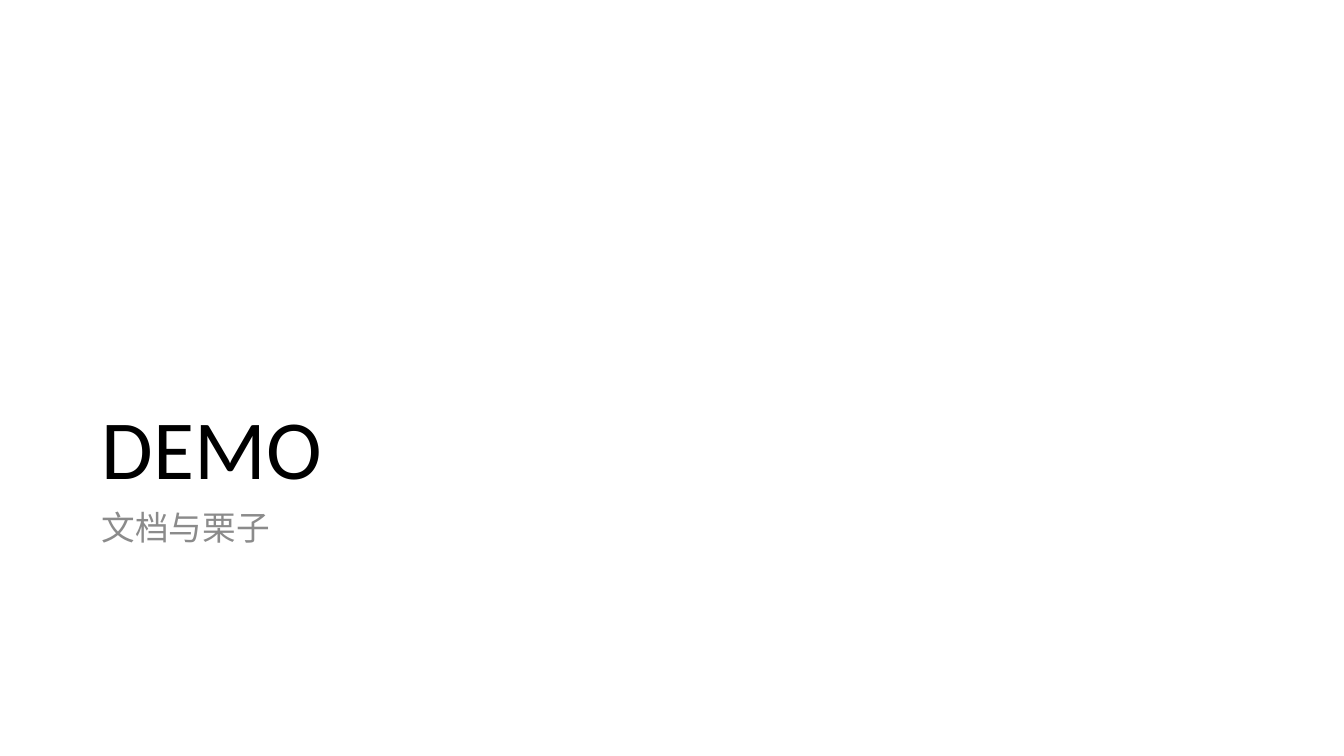
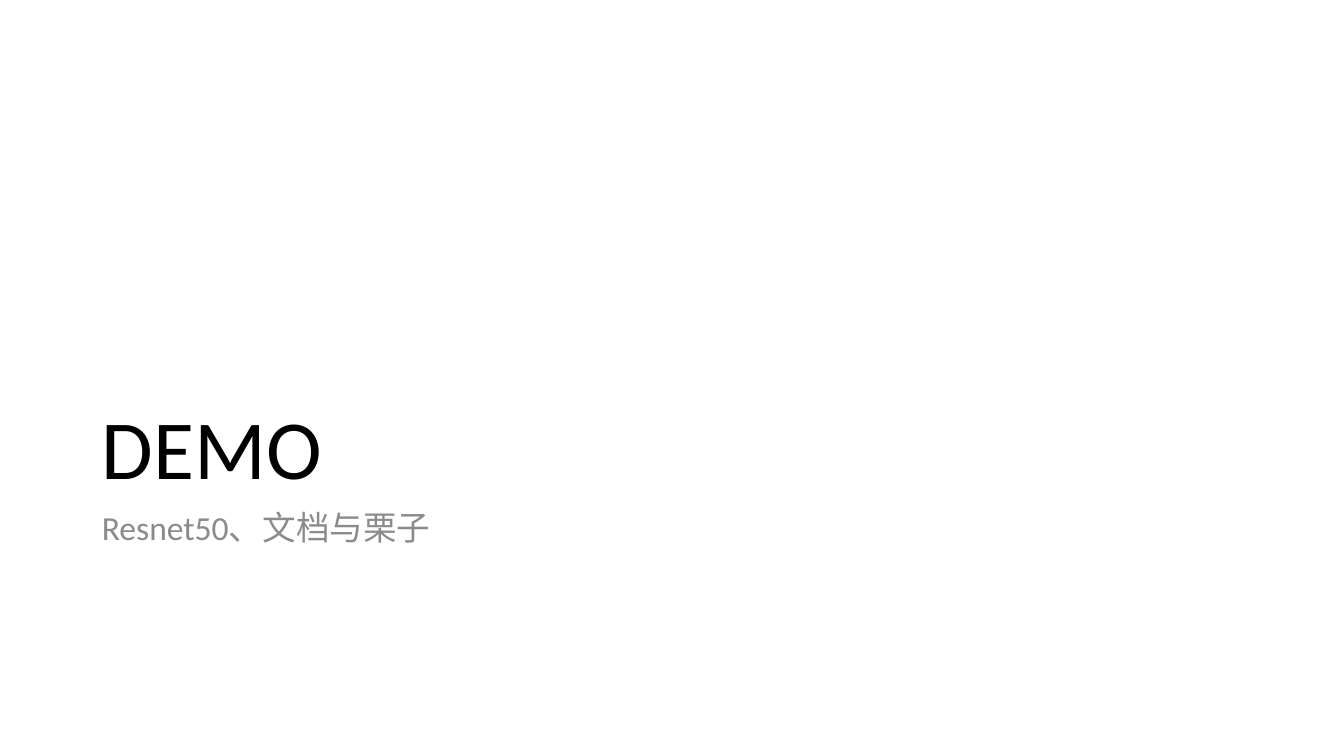
Before and after one commit to foamliu/Learning-DL, a slide deck: slide 7 of keras/Keras.pptx. Drawn at 1344x756 pixels with LibreOffice and Linux fonts; fonts in the diff are those of the drawing. Boxes give left, top, right and bottom in pixels: in the first picture for what was removed or moved away, otherwise in the second. Text is boxed around its words. In the diff, an @@ line names an element or a change of style, - is before the commit and + after.

```diff
--- a/keras/Keras.pptx
+++ b/keras/Keras.pptx
@@ text at (102, 512, 431, 543): text changed @@
-文档与栗子
+Resnet50、文档与栗子
```
Also in this commit, not shown: 5 other slides changed, 5 other files.
